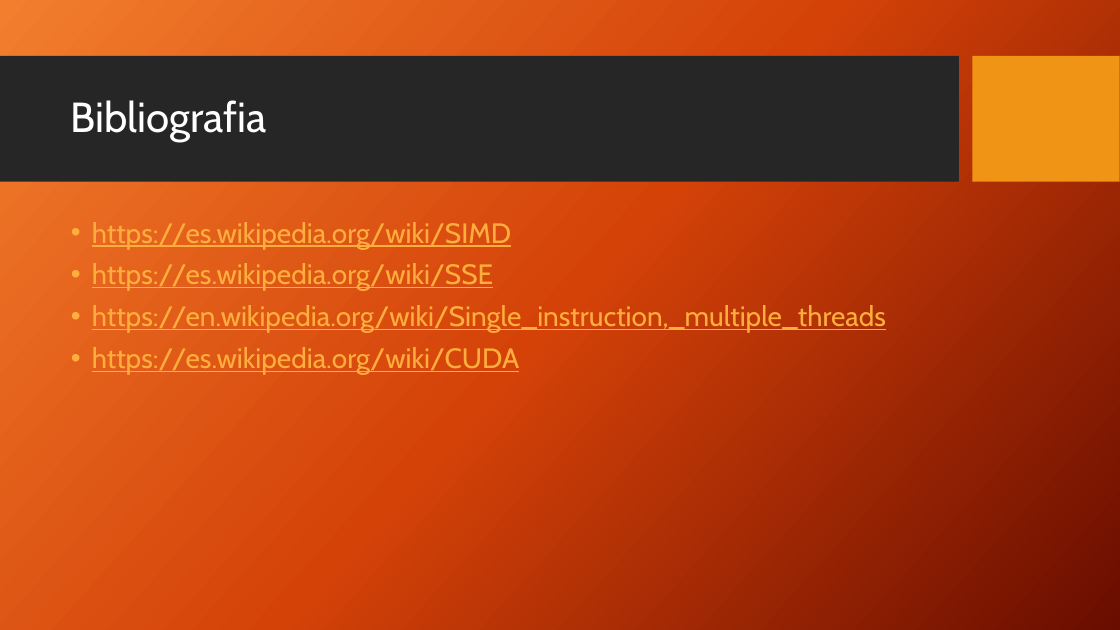
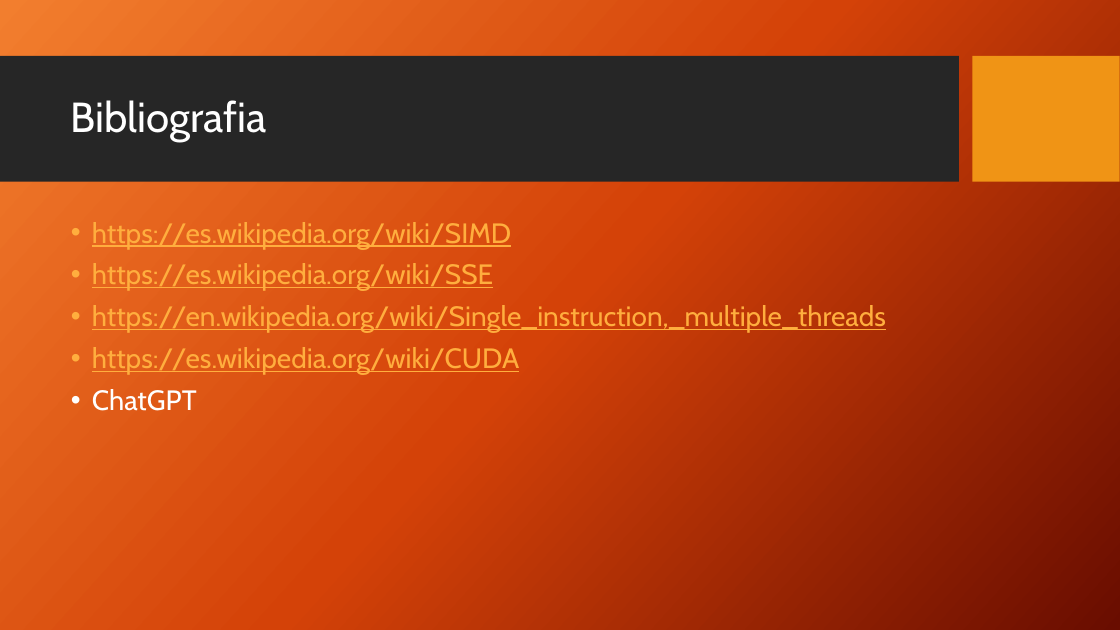
Before and after one commit to emi33/Segundo-Semestre-, a slide deck: slide 16 of Arquitectura de Hardware Computacional/Maquinas SIMD.pptx. Drawn at 1120x630 pixels with LibreOffice and Linux fonts; fonts in the diff are those of the drawing; background and template pictures are left out. Boxes give left, top, right and bottom in pixels: in the first picture for what was removed or moved away, otherwise in the second. Text is boxed around its words. In the diff, an @@ line names an element or a change of style, - is before the commit and + after.

```diff
--- a/Arquitectura de Hardware Computacional/Maquinas SIMD.pptx
+++ b/Arquitectura de Hardware Computacional/Maquinas SIMD.pptx
@@ text at [92, 389, 197, 411]: paragraph added @@
+• ChatGPT
```
Also in this commit, not shown: 4 other files.
